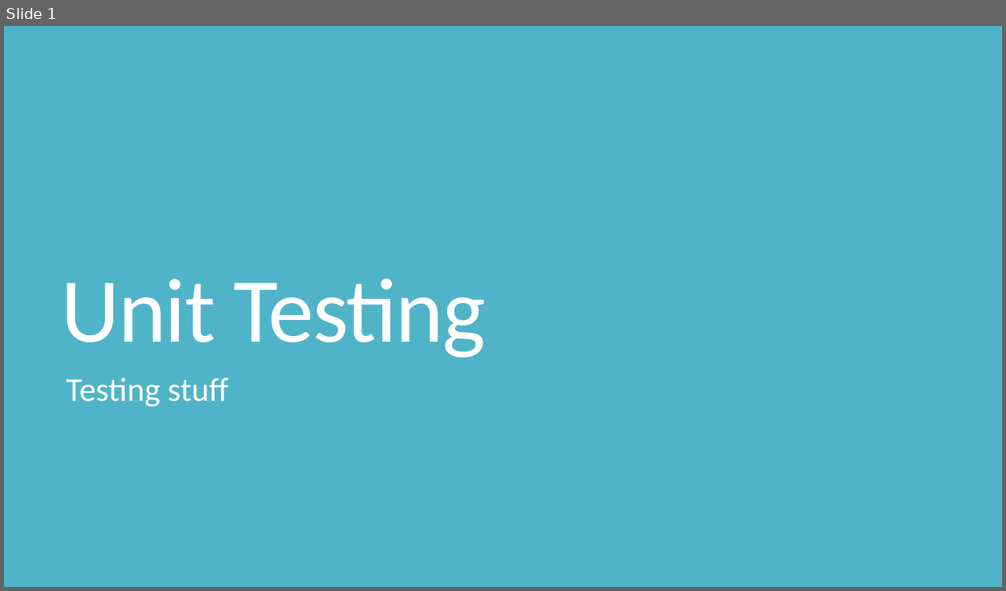
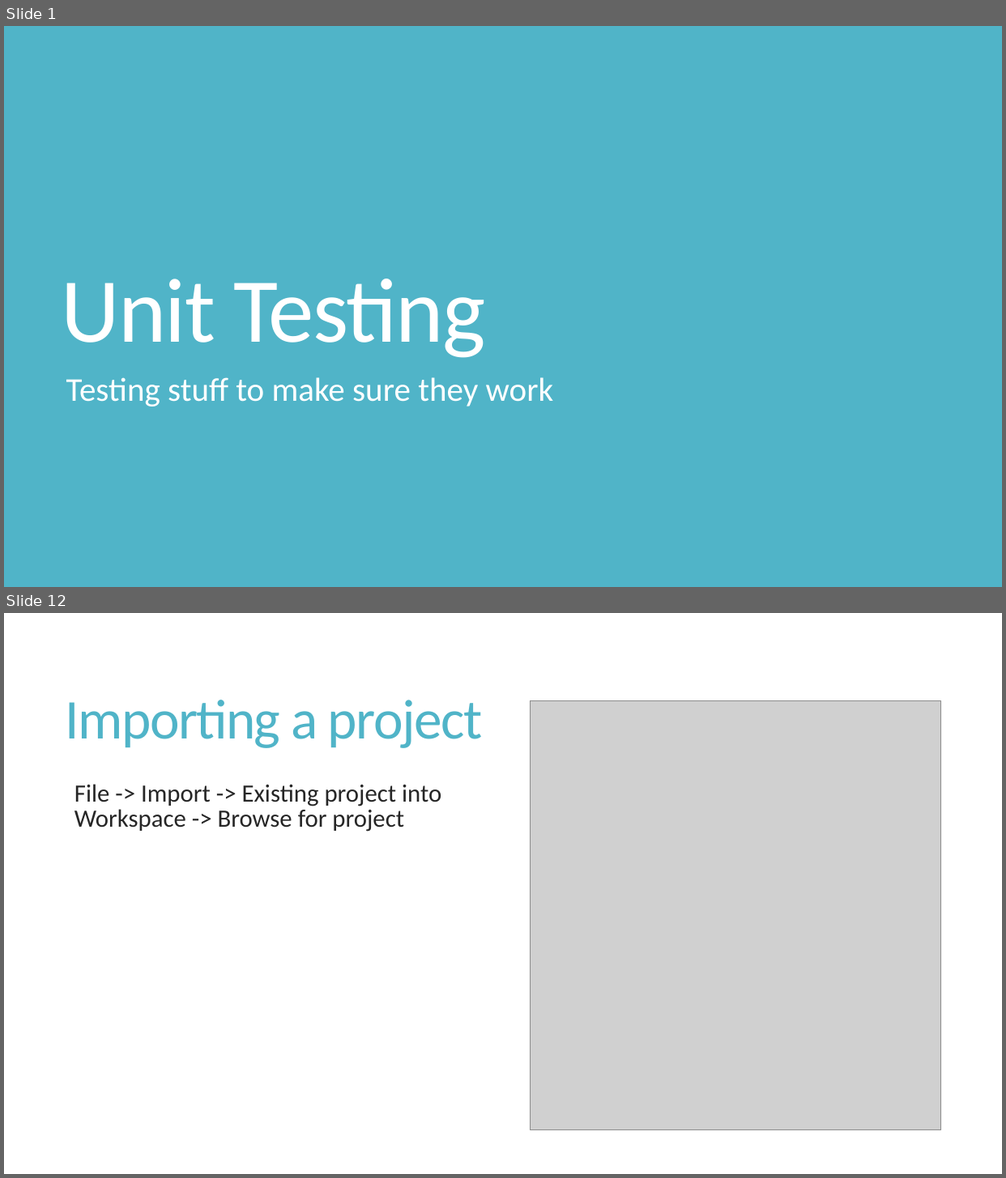
Before and after one commit to shabbir-hussain/ecse321tutorials, a slide deck: 04-UnitTesting.pptx. Shown one above the other, each under a label of ours: slide 1 before the commit, slides 1 and 12 after it; the slides between them are not shown. The pictures are 1006x591 and 1006x1178 pixels, drawn with LibreOffice and Linux fonts; fonts in the diff are those of the drawing; grey boxes stand for pictures. Boxes give left, top, right and bottom in pixels: in the first picture for what was removed or moved away, otherwise in the second. Text is boxed around its words. In the diff, an @@ line names an element or a change of style, - is before the commit and + after.

```diff
--- a/04-UnitTesting.pptx
+++ b/04-UnitTesting.pptx
@@ slide 12 added at (x1=4, y1=613, x2=1002, y2=1174), background #FFFFFF @@
@@ title added at (x1=66, y1=700, x2=482, y2=748), 54 pt, text #50B4C8 @@
+Importing a project
@@ picture added at (x1=530, y1=701, x2=941, y2=1131) @@
@@ text added at (x1=74, y1=784, x2=441, y2=832), 24 pt, text #262626 @@
+  File -> Import -> Existing project into Workspace -> Browse for project
@@ slide 1 changed as well @@
@@ subtitle at (x1=66, y1=378, x2=554, y2=407): text changed @@
-Testing stuff
+Testing stuff to make sure they work
```
Also in this commit, not shown: 1 other slide changed, 18 other slides added, 12 slides removed, 11 other files.
